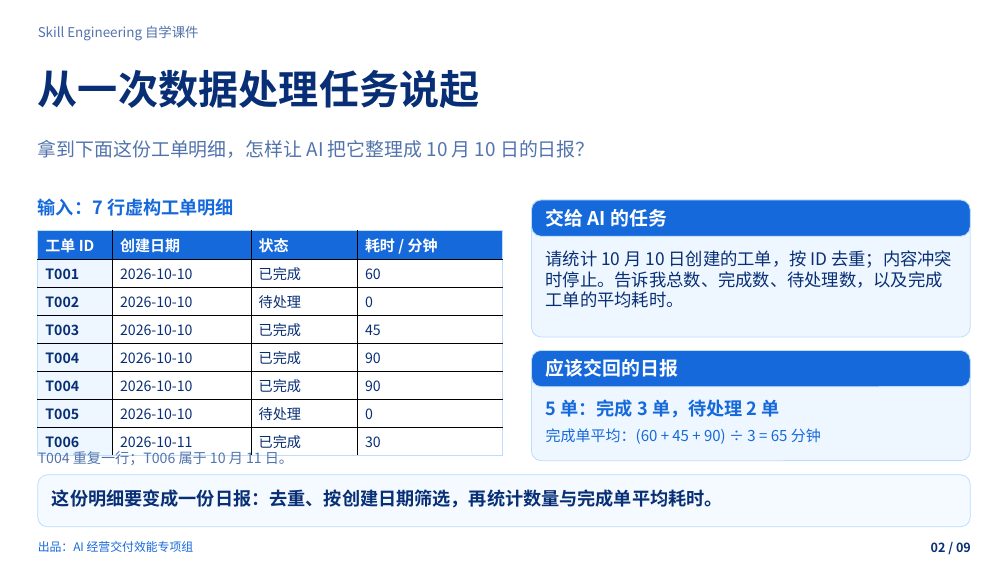
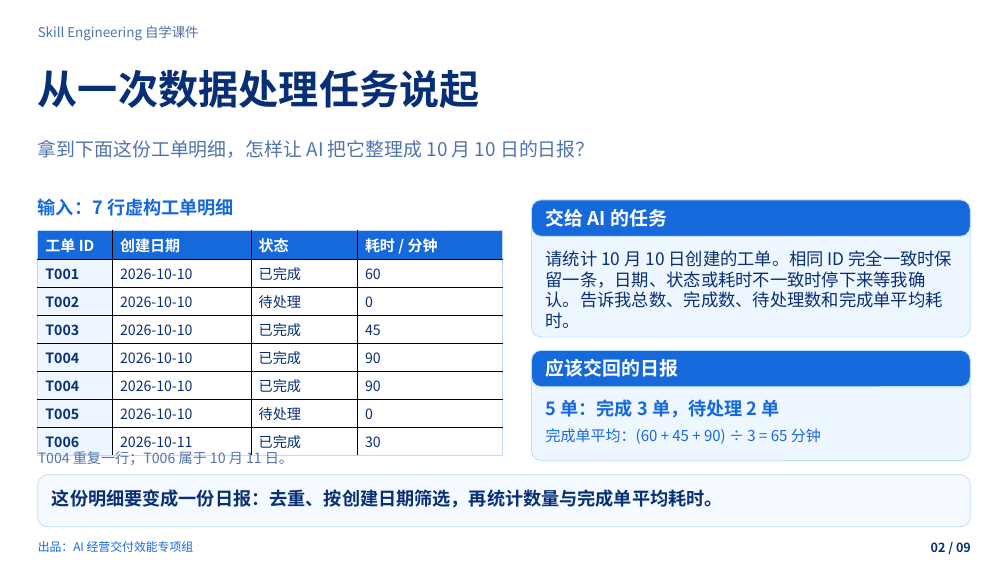
Before and after one commit to zhangjian0410/skill-engineering-guide, a slide deck: slide 2 of dist/downloads/skill-engineering.pptx. Drawn at 1008x567 pixels with LibreOffice and Linux fonts; fonts in the diff are those of the drawing; background and template pictures are left out. Boxes give left, top, right and bottom in pixels: in the first picture for what was removed or moved away, otherwise in the second. Text is boxed around its words. In the diff, an @@ line names an element or a change of style, - is before the commit and + after.

```diff
--- a/dist/downloads/skill-engineering.pptx
+++ b/dist/downloads/skill-engineering.pptx
@@ text at box(546, 250, 953, 329): text changed @@
-请统计 10 月 10 日创建的工单，按 ID 去重；内容冲突时停止。告诉我总数、完成数、待处理数，以及完成工单的平均耗时。
+请统计 10 月 10 日创建的工单。相同 ID 完全一致时保留一条，日期、状态或耗时不一致时停下来等我确认。告诉我总数、完成数、待处理数和完成单平均耗时。
```
Also in this commit, not shown: 3 other slides changed, 13 other files.
